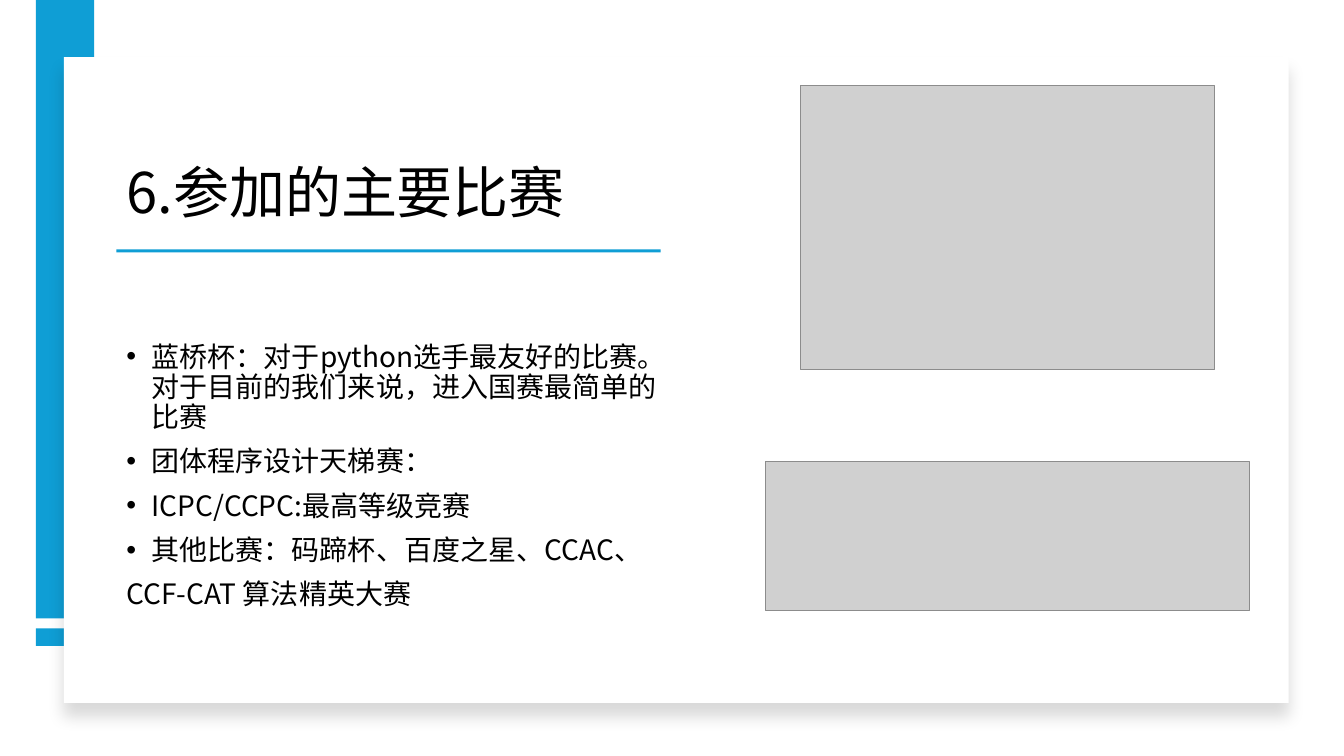
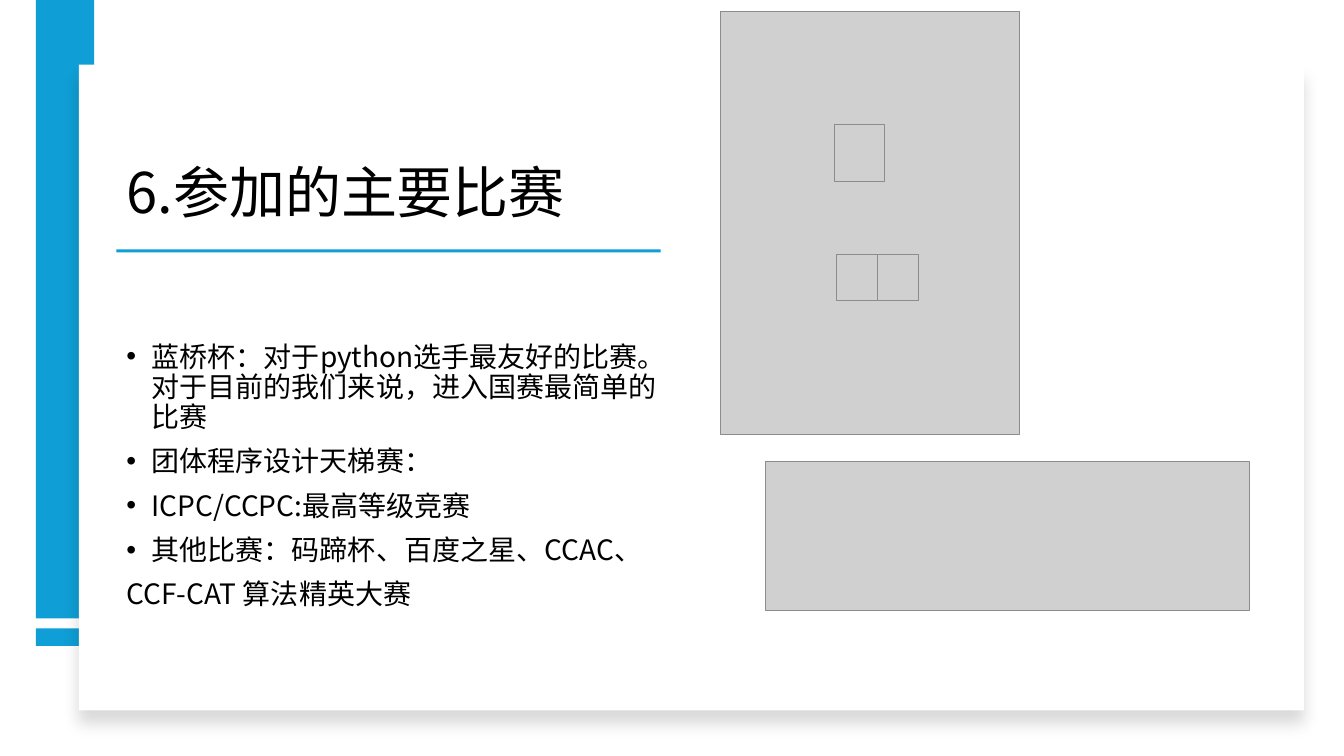
Before and after one commit to ztg-666/suanfa, a slide deck: slide 8 of 算法竞赛ppt/000_介绍.pptx (slide 7 before the commit). Drawn at 1344x756 pixels with LibreOffice and Linux fonts; fonts in the diff are those of the drawing; grey boxes stand for pictures. Boxes give left, top, right and bottom in pixels: in the first picture for what was removed or moved away, otherwise in the second. Text is boxed around its words. In the diff, an @@ line names an element or a change of style, - is before the commit and + after.

```diff
--- a/算法竞赛ppt/000_介绍.pptx
+++ b/算法竞赛ppt/000_介绍.pptx
@@ rectangle: place and size @@
-rectangle at <box>64,57,1289,704</box>
+rectangle at <box>79,65,1304,711</box>
@@ picture removed at <box>801,86,1215,370</box> @@
@@ group added at <box>720,11,1019,435</box>: 4 pictures @@
```
Also in this commit, not shown: 3 other slides changed, 2 slides added, 1 other file.
